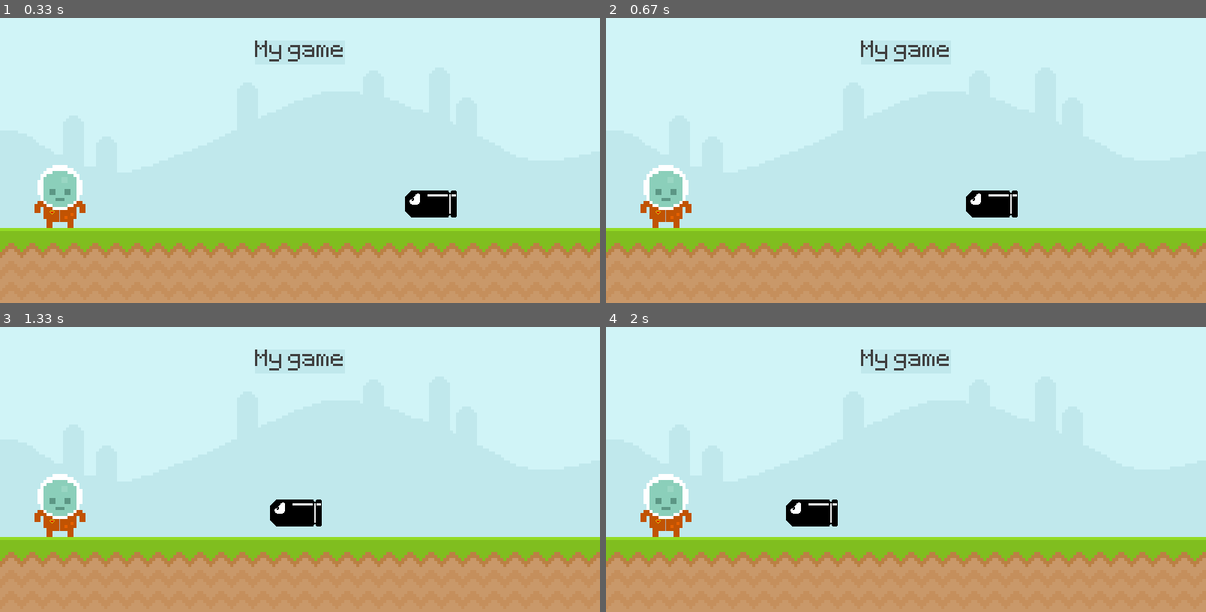
Above: before the commit, frames 1-4 (two rows, left to right).
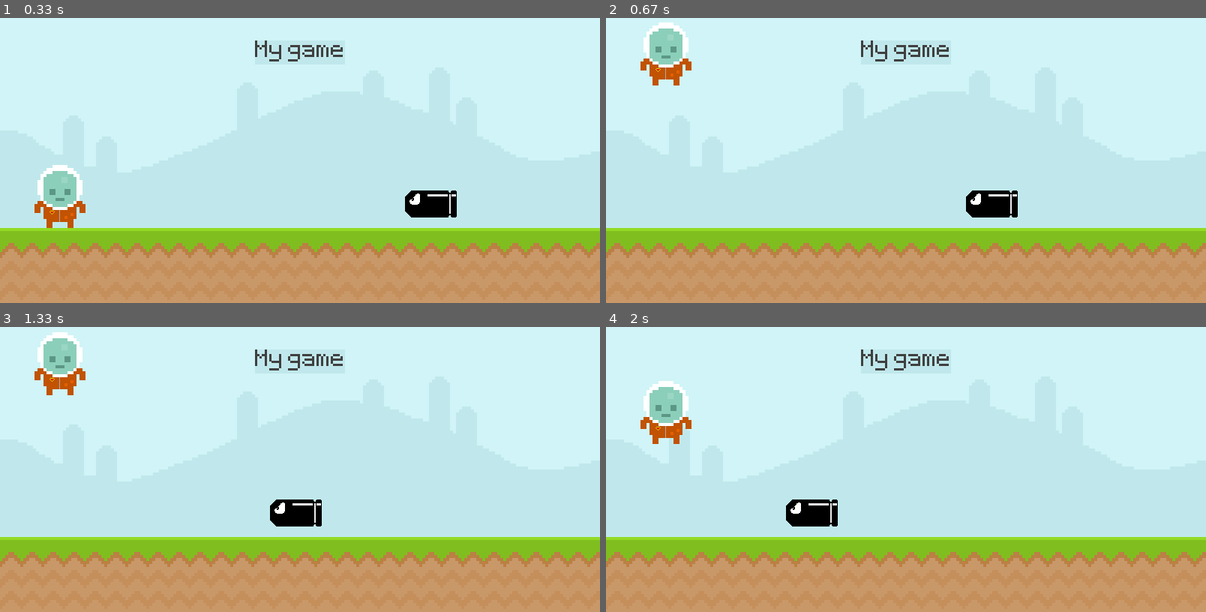
Above: after the commit, the same moments.

Repository: viniciuspadovam/PyGame-DennoRunner
Game: pygame game, started from main.py
Two runs of this game, one before a commit and one after it. Both use one fixed random seed, a clock stepped at 60 frames per second and the inputs below.
Inputs (mouse positions are in pixels of both pictures, inside the frame that each line leads up to):
- Up to frame 1 (0.33 s): no input
- Up to frame 2 (0.67 s): tap Space at 0.33 s
- Up to frame 3 (1.33 s): move the mouse to (318, 549) at 0.7 s; tap Space at 0.73, 1.03 s
- Up to frame 4 (2 s): move the mouse to (810, 364) at 1.53 s; tap Space at 1.57, 1.87 s

Frame 1 is identical in both runs. In frame 2, 2.7% of the frame differs, in the area x 5-15%, y 1-74%; in frame 3, 2.7%; in frame 4, 2.7%.

Commit message:
Add jump function and gravity

Diff:
--- a/main.py
+++ b/main.py
@@ -1,6 +1,5 @@
 import pygame
 from sys import exit, pycache_prefix
-
 from pygame.constants import K_SPACE
 
 pygame.init()
@@ -19,6 +18,7 @@
 
 player_surface = pygame.image.load('assets/graphics/player/player_stand.png').convert_alpha()
 player_rect = player_surface.get_rect(midbottom = (80, 300))
+player_gravity = 0
 
 # Draw and update all elementes
 while True:
@@ -27,11 +27,12 @@
         if event.type == pygame.QUIT:
             pygame.quit()
             exit()
-        # if event.type == pygame.MOUSEMOTION:
-        #     if player_rect.collidepoint(event.pos): print('collision')
+        if event.type == pygame.MOUSEBUTTONDOWN and player_rect.bottom == 300:
+            # if player_rect.collidepoint(event.pos):
+            player_gravity = -20
         if event.type == pygame.KEYDOWN:
-            if event.key == pygame.K_SPACE:
-                print('jump')
+            if event.key == pygame.K_SPACE and player_rect.bottom == 300:
+                player_gravity = -20
 
     screen.blit(sky_surface, (0, 0))
     screen.blit(ground_surface, (0, 300))
@@ -43,17 +44,11 @@
     if enemy_rect.left < -100: enemy_rect.left = 805
     screen.blit(enemy_surface, enemy_rect)
 
+    # --- Player ---
+    player_gravity += 1
+    player_rect.y += player_gravity
+    if player_rect.bottom >= 300: player_rect.bottom = 300
     screen.blit(player_surface, player_rect)
-
-    keys = pygame.key.get_pressed()
-    if keys[pygame.K_SPACE]: print('jump')
-
-    # if player_rect.colliderect(enemy_rect):
-    #     print('collision')
-
-    # mouse_pos = pygame.mouse.get_pos()
-    # if player_rect.collidepoint(mouse_pos):
-    #     print('collision')
 
     pygame.display.update()
     clock.tick(60)
